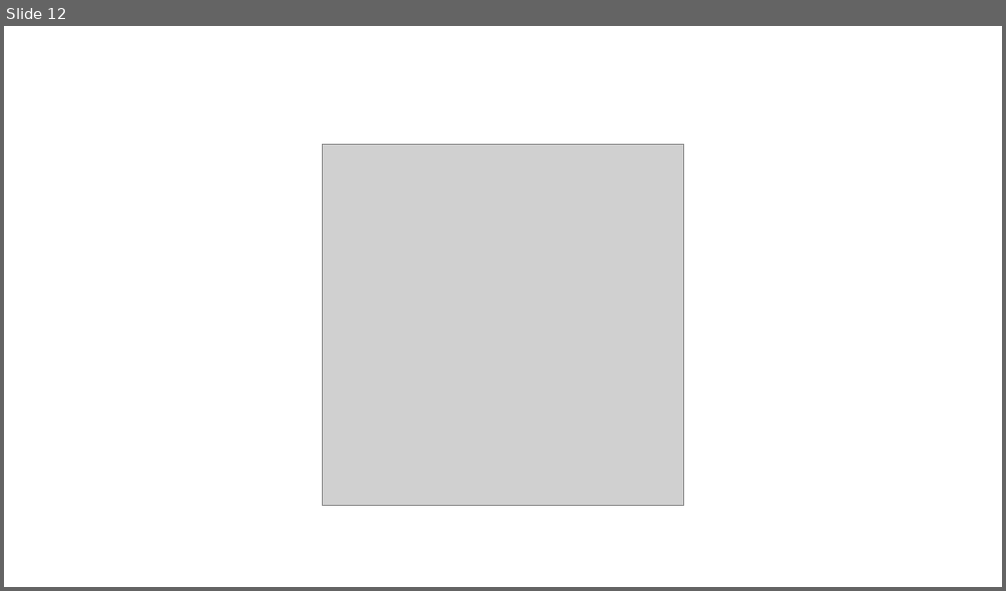
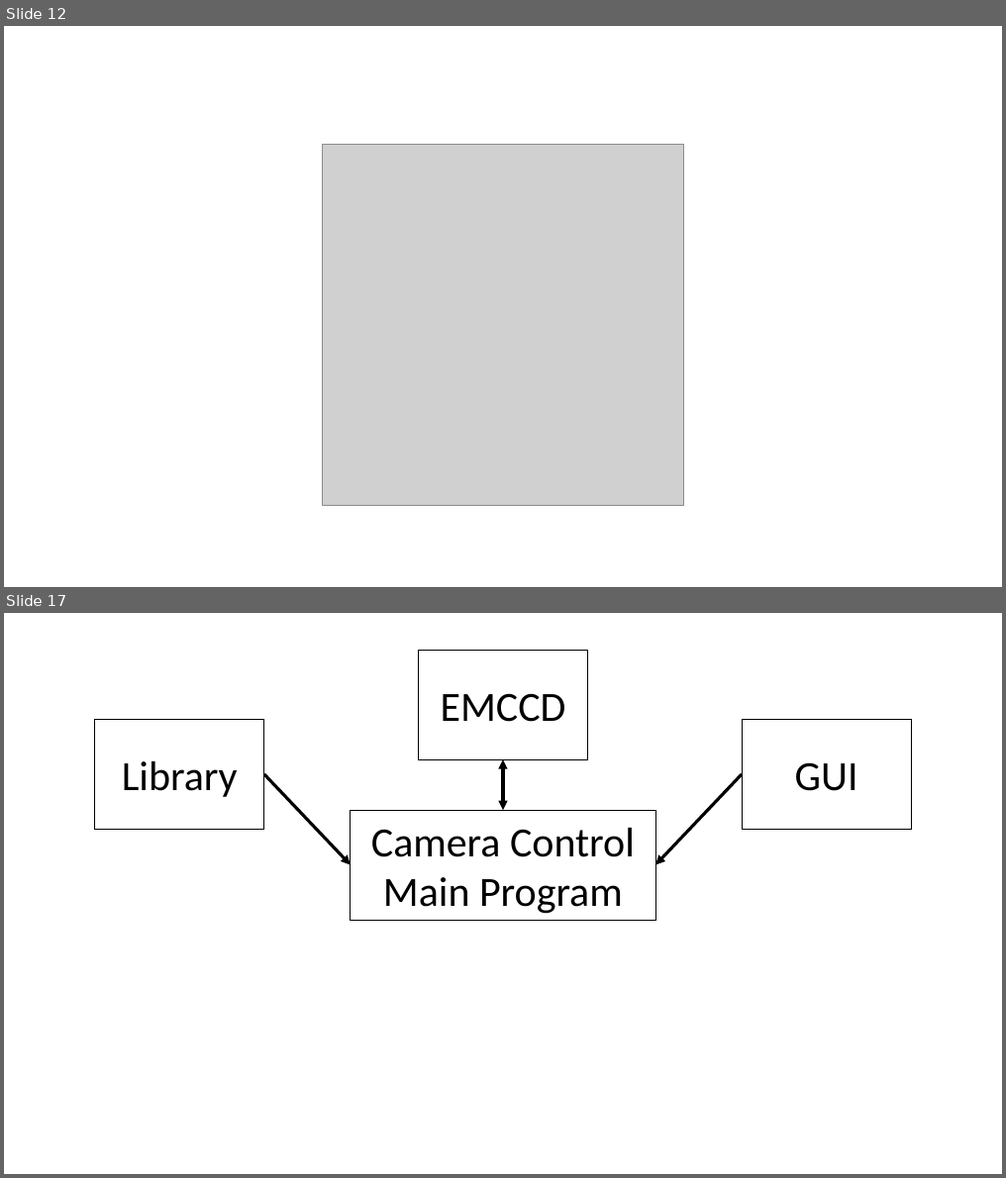
Before and after one commit to iontrapimperial2/Interim-Presentation-Slides, a slide deck: Figures/Figures.pptx. Shown one above the other, each under a label of ours: slide 12 before the commit, slides 12 and 17 after it; the slides between them are not shown. The pictures are 1006x591 and 1006x1178 pixels, drawn with LibreOffice and Linux fonts; fonts in the diff are those of the drawing; grey boxes stand for pictures. Boxes give left, top, right and bottom in pixels: in the first picture for what was removed or moved away, otherwise in the second. Text is boxed around its words. In the diff, an @@ line names an element or a change of style, - is before the commit and + after.

Commit message:
update presentation pdf

```diff
--- a/Figures/Figures.pptx
+++ b/Figures/Figures.pptx
@@ slide 17 added at (4, 613, 1002, 1174), background #FFFFFF @@
@@ rectangle added at (418, 650, 588, 760), outline #000000 1 pt, 40 pt, text #000000 @@
+EMCCD
@@ rectangle added at (94, 719, 264, 830), outline #000000 1 pt, 40 pt, text #000000 @@
+Library
@@ rectangle added at (743, 719, 912, 830), outline #000000 1 pt, 40 pt, text #000000 @@
+GUI
@@ double arrow added from (503, 760) to (503, 810), #000000 3 pt @@
@@ arrow added from (264, 774) to (350, 865), #000000 3 pt @@
@@ arrow added from (743, 774) to (656, 865), #000000 3 pt @@
@@ rectangle added at (350, 810, 656, 920), outline #000000 1 pt, 40 pt, text #000000 @@
+Camera Control Main Program
```
Also in this commit, not shown: 5 other slides added, 51 other files.
